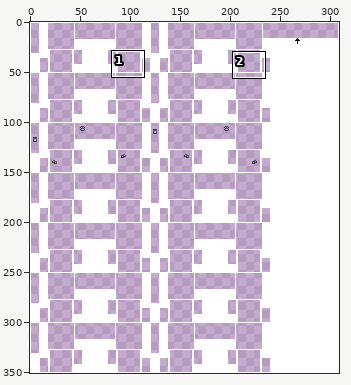
Edited in one commit: pixel-art file (src/trains/400_series/gfx/400_series.aseprite). The picture above shows the old version from afar; the outline marks the close-up.
Close-up. As it was:
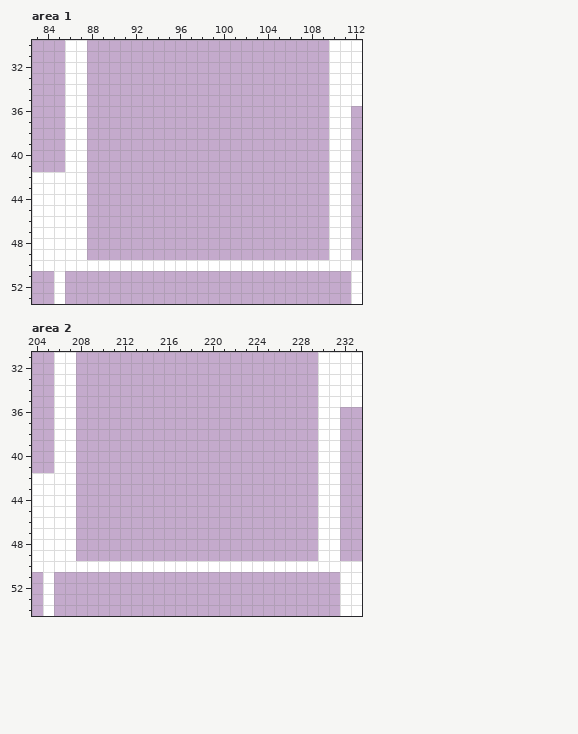
309x351 pixels, 1 frame. Shown: area 1: x 83..112, y 30..53; area 2: x 204..233, y 31..54. The commit also changed other parts of the picture, which this record leaves out.
Once edited:
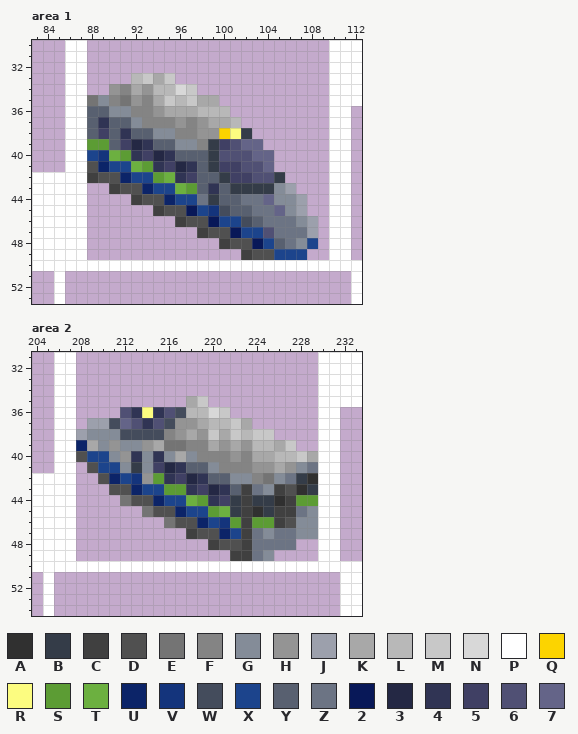
Palette (. is transparent): A #303030  B #343c48  C #404040  D #505050  E #747474  F #848484  G #848c98  H #949494  J #9ca0ac  K #a8a8a8  L #b8b8b8  M #c8c8c8  N #d8d8d8  P #ffffff  Q #fcd400  R #fcfc80  S #5c9c34  T #6cb040  U #0c2468  V #14347c  W #444c5c  X #1c448c  Y #586070  Z #6c7484  2 #081858  3 #242844  4 #303454  5 #404064  6 #505074  7 #646488
The edit:
layer "Original" now shown
layer "Refurb 2cc" now shown
Changed rows in their new state; - is an unchanged pixel.
Area 1, layers "Refurb 2cc", "Original":
first column x 88:
33 ----LMKM-------------
34 --HFKHLLNM-----------
35 EGFEHFKMLMKK---------
36 YYGGFFHKKKLLL--------
37 Y4YYGFFFHFHKKL-------
38 Y5Y4YYGGFFHHQRB------
39 SSY534YYGGFB5677-----
40 XVTS4534YYYB66677----
41 DUXXTS4534YB55667----
42 CDDUXXST45YYB5566B---
43 --CDDUXXTSY4YBBBBGJ--
44 ----CDDUXXZBYYZZ7GGJ-
45 ------CDD2XVWYYZZ7GJ-
46 --------CDD2XXWYZZZGJ
47 ----------CDD2XX6ZZZJ
48 ------------CDD2XYZGX
49 --------------CDDXXX-
Area 2, layers "Refurb 2cc", "Original":
first column x 208:
35 ----------KM----------
36 ----64R46WLLNM--------
37 -JJW7646WHHKLLMK------
38 JGGGWWWWFHKHMKMLMM----
39 UKGHGGHKEEFFKHKHLLKM--
40 DXXGH4G4GKGFFFHFKKLLMK
41 -DXXGBG534YYGFFFHHKHGZ
42 --DUXVHS4534YYGGFEGZBA
43 ---DDUXXSS4534YCZGCDAB
44 ----EDDUXXTS45BCBBACSS
45 ------EDDUXXSTBCABCCZG
46 --------EDDUXVSCSSCDGG
47 ----------CDDUXCZGZZGG
48 ------------CDDCZZZZ--
49 --------------CCZG----
